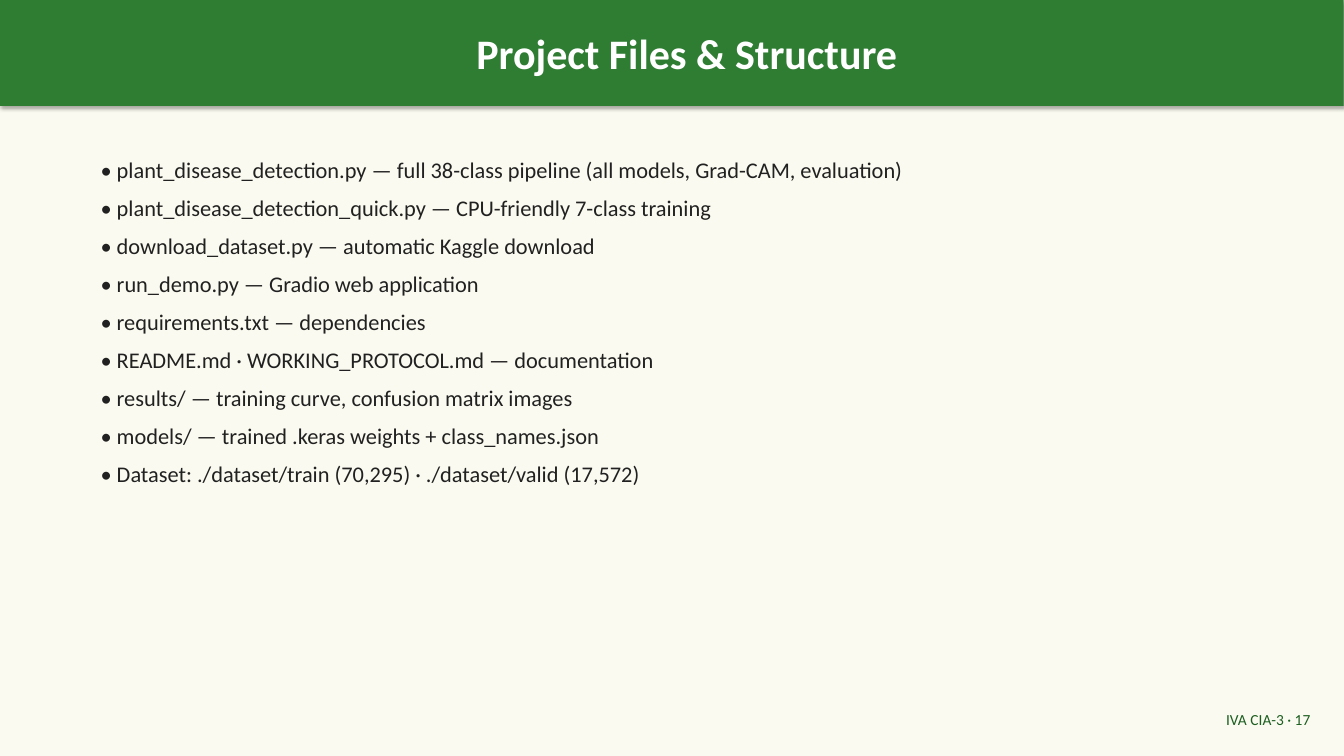
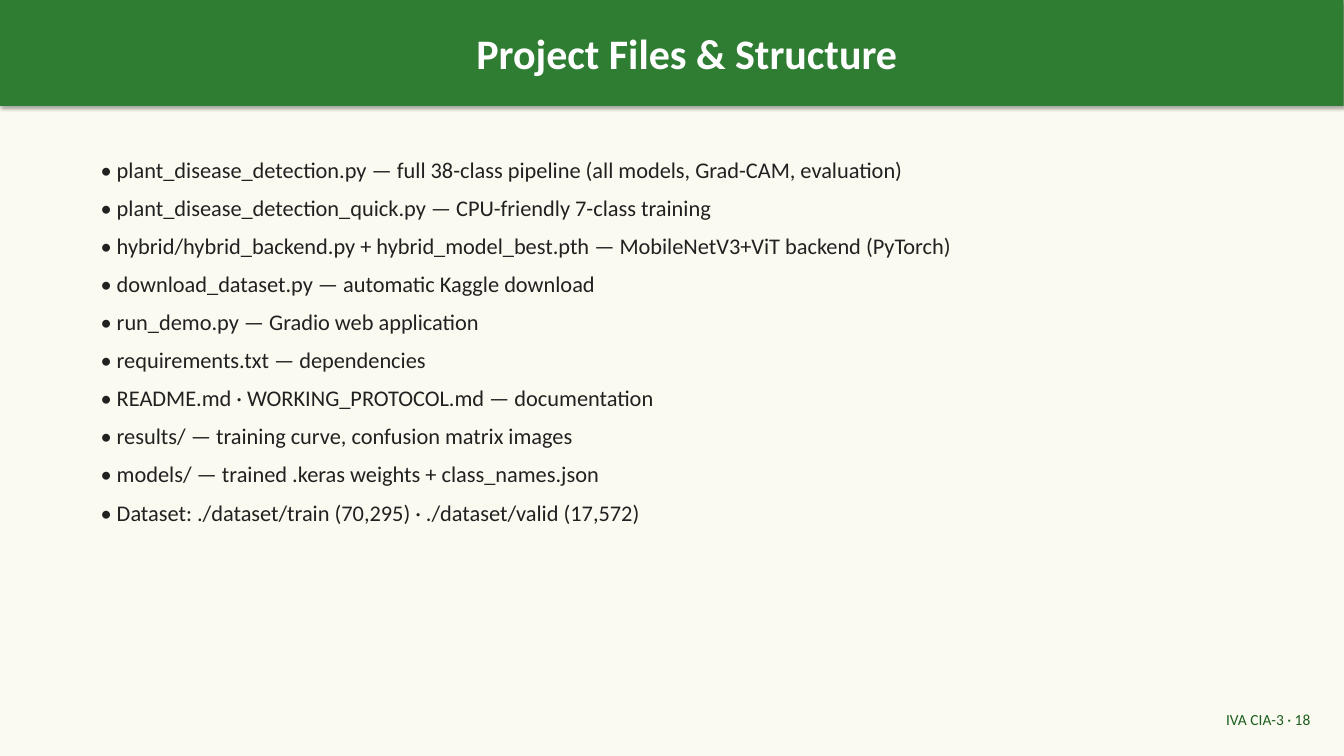
Before and after one commit to PG-Sravani/plant-leaf-disease-detection, a slide deck: slide 18 of Plant_Leaf_Disease_Detection_IVACIA3.pptx (slide 17 before the commit). Drawn at 1344x756 pixels with LibreOffice and Linux fonts; fonts in the diff are those of the drawing. Boxes give left, top, right and bottom in pixels: in the first picture for what was removed or moved away, otherwise in the second. Text is boxed around its words. In the diff, an @@ line names an element or a change of style, - is before the commit and + after.

Commit message:
Add hybrid MobileNetV3+ViT backend from AI-Crop-Disease-Detection for the web demo
run_demo_hybrid.py + hybrid/hybrid_backend.py serve predictions from a pretrained 25-class PyTorch checkpoint (bilateral filter + vegetation indices preprocessing). Verified live via Gradio API on this machine (Potato/pepper disease ~91-100%). requirements.txt extended; PPT gains a hybrid-backend slide (now 22 slides); README documents Option D. Retrieved checkpoint + test image from github.com/Vidhi-Garg11/AI-Crop-Disease-Detection.

```diff
--- a/Plant_Leaf_Disease_Detection_IVACIA3.pptx
+++ b/Plant_Leaf_Disease_Detection_IVACIA3.pptx
@@ text at [117,238,951,258]: paragraph added @@
+• hybrid/hybrid_backend.py + hybrid_model_best.pth — MobileNetV3+ViT backend (PyTorch)
@@ text at [1226,714,1311,725]: text changed @@
-IVA CIA-3 · 17
+IVA CIA-3 · 18
```
Also in this commit, not shown: 11 other slides changed, 1 slide added, 9 other files.
